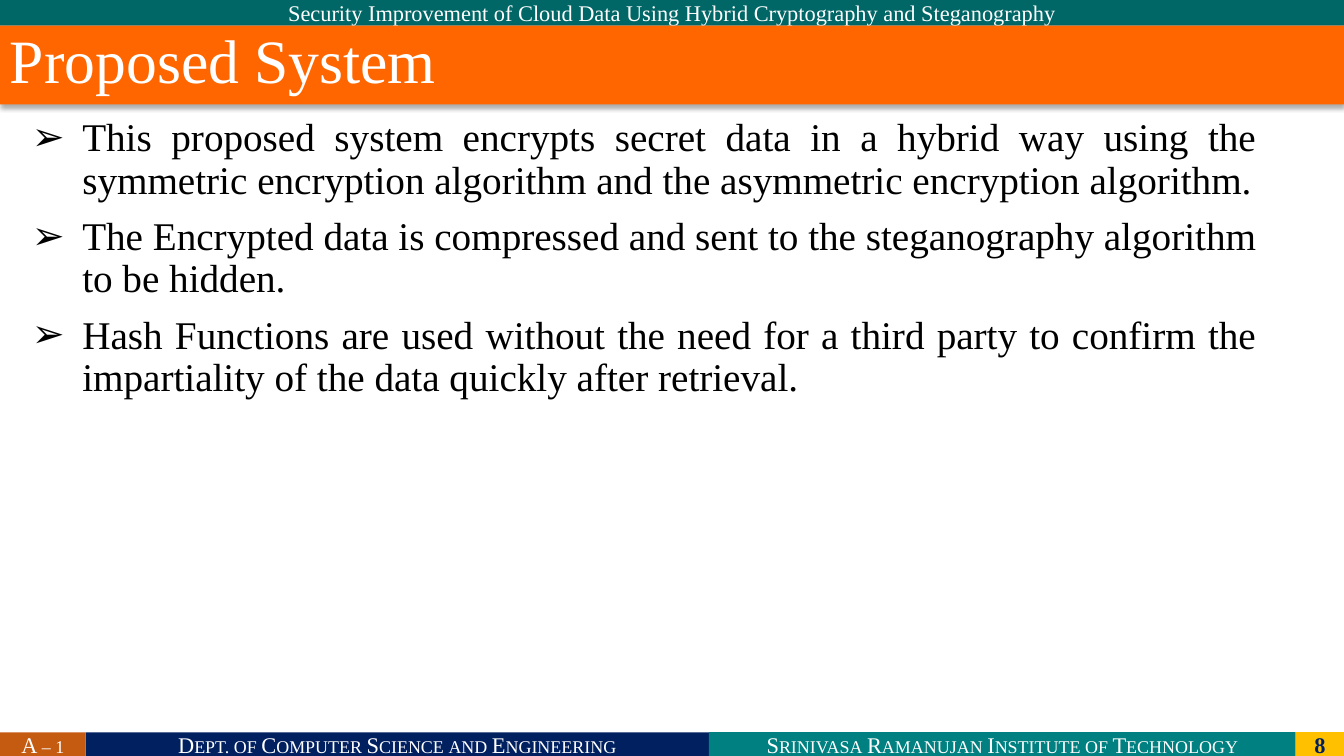
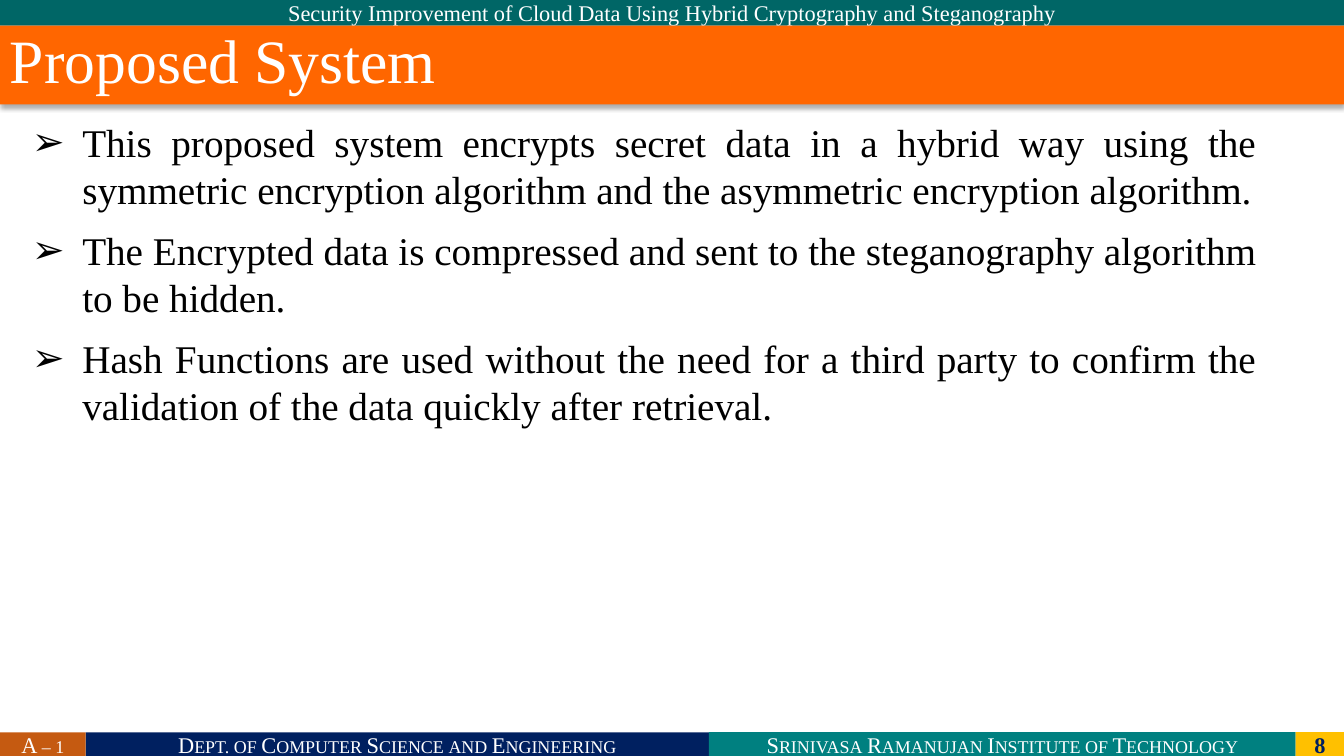
Before and after one commit to SRIT-CSE/SAFE-SHARING-ACESS-CONTROL-FOR-CLOUD-STORED-DATA, a slide deck: slide 8 of ajaykishore-506/Batch-A1.pptx. Drawn at 1344x756 pixels with LibreOffice and Linux fonts; fonts in the diff are those of the drawing; background and template pictures are left out. Boxes give left, top, right and bottom in pixels: in the first picture for what was removed or moved away, otherwise in the second. Text is boxed around its words. In the diff, an @@ line names an element or a change of style, - is before the commit and + after.

```diff
--- a/ajaykishore-506/Batch-A1.pptx
+++ b/ajaykishore-506/Batch-A1.pptx
@@ text at <box>82,129,1256,313</box>: line spacing 0.9 to 1 @@
@@ text at <box>82,345,1256,428</box>: text changed @@
-➢ Hash Functions are used without the need for a third party to confirm the impartiality of the data quickly after retrieval.
+➢ Hash Functions are used without the need for a third party to confirm the validation of the data quickly after retrieval.
```
Also in this commit, not shown: 8 other slides changed, 2 slides added.
